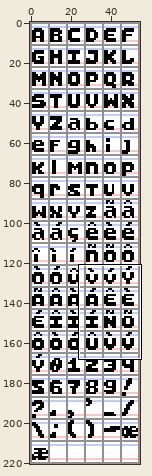
Edited in one commit: pixel-art file (ui/gui/font/photosynthesis_font.ase). Above, an overview of the earlier version with the close-up marked.
Close-up. Before the commit:
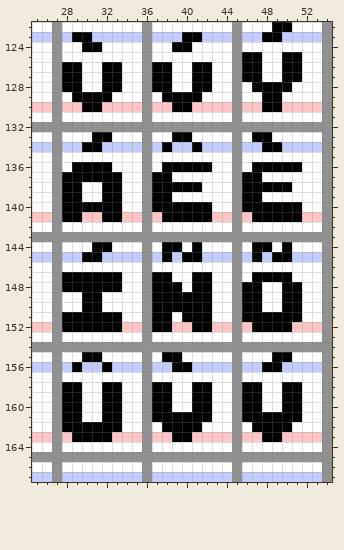
55x221 pixels, 1 frame. Shown: x 25..54, y 122..167. The commit also changed other parts of the picture, which this record leaves out.
After the commit:
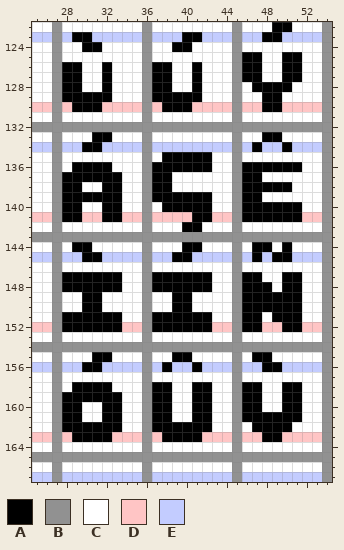
Palette (. is transparent): A #000000  B #919191  C #ffffff  D #ffc5c5  E #c3ccff
Difference:
--- layer "letters"
@@ x 25..54 @@
 125 CCBCCCCCCCCBCCCCCCCCBAACCAACCB
-126 CCBAACCAACCBAACCAACCBAACCAACCB
-127 CCBAACCAACCBAACCAACCBAACCAACCB
-128 CCBAACCAACCBAACCAACCBCAAAACCCB
-129 CCBCAAAACCCBCAAAACCCBCCAACCCCB
-130 DDBDDAADDDDBDDAADDDDBDDAADDDDB
+126 CCBAACCACCCBAACCACCCBAACCAACCB
+127 CCBAACCACCCBAACCACCCBAACCAACCB
+128 CCBAACCACCCBAACCACCCBCAAAACCCB
+129 CCBAAAAACCCBAAAAACCCBCCAACCCCB
+130 DDBDAAADDDDBDAAADDDDBDDAADDDDB
 131 CCBCCCCCCCCBCCCCCCCCBCCCCCCCCB
 132 BBBBBBBBBBBBBBBBBBBBBBBBBBBBBB
-133 CCBCCCAACCCBCCAACCCCBCAACCCCCB
-134 EEBEEAAEEEEBEAEEAEEEBEEAAEEEEB
-135 CCBCCCCCCCCBCCCCCCCCBCCCCCCCCB
-136 CCBCAAAACCCBCAAAAACCBCAAAAACCB
+133 CCBCCCAACCCBCCCCCCCCBCCAACCCCB
+134 EEBEEAAEEEEBEEEEEEEEBEAEEAEEEB
+135 CCBCCCCCCCCBCAAAAACCBCCCCCCCCB
+136 CCBCAAAACCCBAAAAAACCBAAAAAACCB
 137 CCBAAAAAACCBAACCCCCCBAACCCCCCB
-138 CCBAACCAACCBAAAAACCCBAAAAACCCB
-139 CCBAACCAACCBAACCCCCCBAACCCCCCB
-140 CCBAAAAAACCBAAAAAACCBAAAAAACCB
-141 DDBAADDAADDBDAAAAADDBDAAAAADDB
-142 CCBCCCCCCCCBCCCCCCCCBCCCCCCCCB
+138 CCBAACCAACCBAACCCCCCBAAAAACCCB
+139 CCBAAAAAACCBAAAAAACCBAACCCCCCB
+140 CCBAACCAACCBCAAAAACCBAAAAAACCB
+141 DDBAADDAADDBDDDDAADDBAAAAAADDB
+142 CCBCCCCCCCCBCCCAACCCBCCCCCCCCB
 143 BBBBBBBBBBBBBBBBBBBBBBBBBBBBBB
-144 CCBCCCAACCCBCAACACCCBCAACACCCB
-145 EEBEEAAEEEEBEAEAAEEEBEAEAAEEEB
+144 CCBCAACCCCCBCCCAACCCBCAACACCCB
+145 EEBEEAAEEEEBEEAAEEEEBEAEAAEEEB
 146 CCBCCCCCCCCBCCCCCCCCBCCCCCCCCB
-147 CCBAAAAAACCBAACCAACCBCAAAACCCB
-148 CCBAAAAAACCBAAACAACCBAACCAACCB
-149 CCBCCAACCCCBAAAAAACCBAACCAACCB
-150 CCBCCAACCCCBAAAAAACCBAACCAACCB
-151 CCBAAAAAACCBAACAAACCBAAAAAACCB
-152 DDBAAAAAADDBAADDAADDBDAAAADDDB
+147 CCBAAAAAACCBAAAAAACCBAACCAACCB
+148 CCBAAAAAACCBAAAAAACCBAAACAACCB
+149 CCBCCAACCCCBCCAACCCCBAAAAAACCB
+150 CCBCCAACCCCBCCAACCCCBAAAAAACCB
+151 CCBAAAAAACCBAAAAAACCBAACAAACCB
+152 DDBAAAAAADDBAAAAAADDBAADDAADDB
 153 CCBCCCCCCCCBCCCCCCCCBCCCCCCCCB
 154 BBBBBBBBBBBBBBBBBBBBBBBBBBBBBB
-155 CCBCCAACCCCBCAACCCCCBCCCAACCCB
-156 EEBEAEEAEEEBEEAAEEEEBEEAAEEEEB
+155 CCBCCCAACCCBCCAACCCCBCAACCCCCB
+156 EEBEEAAEEEEBEAEEAEEEBEEAAEEEEB
 157 CCBCCCCCCCCBCCCCCCCCBCCCCCCCCB
-158 CCBAACCAACCBAACCAACCBAACCAACCB
-159 CCBAACCAACCBAACCAACCBAACCAACCB
+158 CCBCAAAACCCBAACCAACCBAACCAACCB
+159 CCBAAAAAACCBAACCAACCBAACCAACCB
 160 CCBAACCAACCBAACCAACCBAACCAACCB
-161 CCBAACCAACCBAAAAAACCBAAAAAACCB
-162 CCBAAAAAACCBCAAAACCCBCAAAACCCB
-163 DDBDAAAADDDBDDAADDDDBDDAADDDDB
+161 CCBAACCAACCBAACCAACCBAAAAAACCB
+162 CCBAAAAAACCBAAAAAACCBCAAAACCCB
+163 DDBDAAAADDDBDAAAADDDBDDAADDDDB
 164 CCBCCCCCCCCBCCCCCCCCBCCCCCCCCB
Boxes around the changes in both close-ups, in picture pixels (x1, y1, x2, y2):
changed: (62, 62, 122, 112)
changed: (152, 62, 212, 372)
changed: (242, 132, 292, 172)
changed: (72, 192, 112, 252)
changed: (242, 212, 252, 222)
changed: (242, 272, 302, 362)
changed: (62, 352, 122, 402)
changed: (152, 412, 212, 442)
